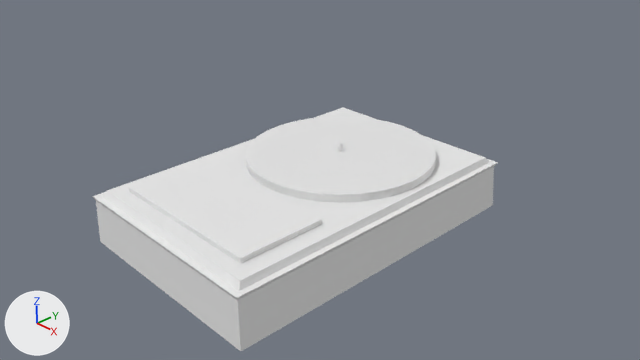
The Blender file HackerMan/Assets/Assets/Meshes/record_player.blend: old version first, new version second.
Rendered twice from the file's camera 'Camera'. The axes (+X, +Y, +Z) are drawn at lower left. The lights are the same throughout.

The scene before the commit, as lines of its bpy script (objects in view):
```python
me_circle = bpy.data.meshes.new('Circle')
me_circle.from_pydata(...)  # 256 vertices, 226 faces; spans x -1.0..1.0, y -1.0..1.0, z 0.0..0.18
me_cube_001 = bpy.data.meshes.new('Cube.001')
me_cube_001.from_pydata(...)  # 28 vertices, 24 faces; spans x -1.3..1.3, y -1.6..6.2, z -21.8..1.0
me_cube_001.materials.append(mat_material)  # white #e7e7e7
ob_record_player_body = bpy.data.objects.new('record_player_body', me_cube_001)
ob_record_player_body.location = (0.0, -1.5, 0.54)
ob_record_player_body.scale = (1.38, 0.7, 0.0432)
ob_record_player_turner = bpy.data.objects.new('record_player_turner', me_circle)
ob_record_player_turner.location = (0.0, 0.94, 0.5)
ob_record_player_turner.scale = (1.56, 1.56, 1.56)
```
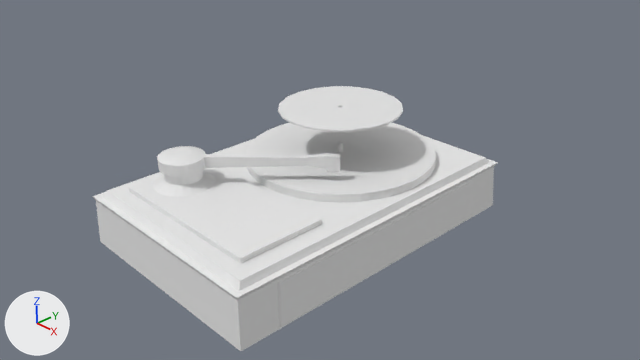
What differs and where, as boxes [x1, y1, x2, y2] in the pictures (640 x 360 px):
'Circle', added: after [278, 86, 403, 132]
'dingle_arm', added: after [153, 146, 340, 197]

What changed in the scene script:
```text
Add me_circle_001:
    me_circle_001.from_pydata(...)  # 156 vertices, 138 faces; spans x -1.0..3.66, y -1.0..3.66, z 0.0..1.09
Add me_circle_004:
    me_circle_004.from_pydata(...)  # 160 vertices, 140 faces; spans x -1.0..1.0, y -1.0..1.0, z 0.0..0.03
Add ob_dingle_arm:
    ob_dingle_arm = bpy.data.objects.new('dingle_arm', me_circle_001)
    ob_dingle_arm.location = (-0.91, -1.51, 0.58)
    ob_dingle_arm.scale = (0.469, 0.469, 0.469)
Add ob_circle:
    ob_circle = bpy.data.objects.new('Circle', me_circle_004)
    ob_circle.location = (0.0, 0.94, 1.38)
```
